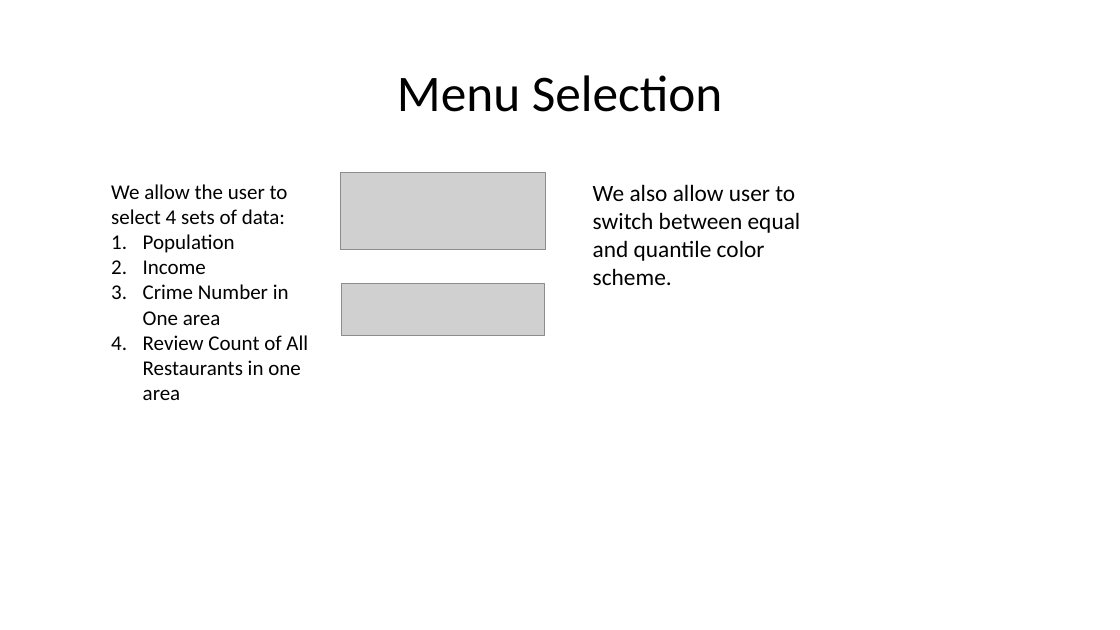
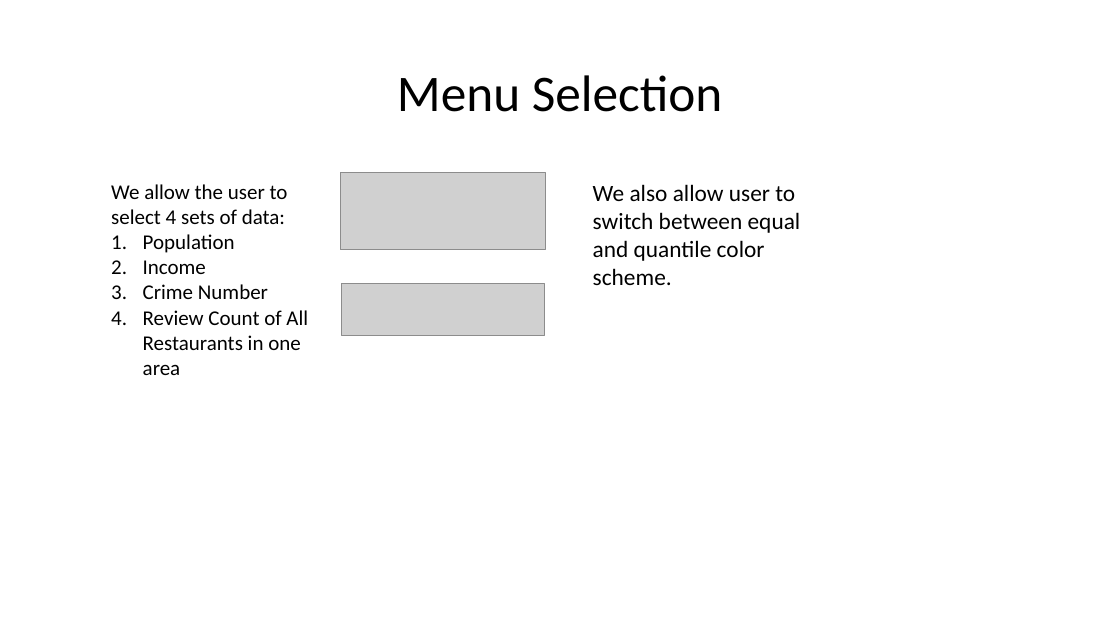
Before and after one commit to leochen4891/DataVizClassProject, a slide deck: slide 11 of v1.pptx. Drawn at 1120x630 pixels with LibreOffice and Linux fonts; fonts in the diff are those of the drawing; grey boxes stand for pictures. Boxes give left, top, right and bottom in pixels: in the first picture for what was removed or moved away, otherwise in the second. Text is boxed around its words. In the diff, an @@ line names an element or a change of style, - is before the commit and + after.

```diff
--- a/v1.pptx
+++ b/v1.pptx
@@ text at <box>143,284,268,299</box>: text changed @@
-3. Crime Number in One area
+3. Crime Number
```
Also in this commit, not shown: 3 other slides changed, 3 other files.
